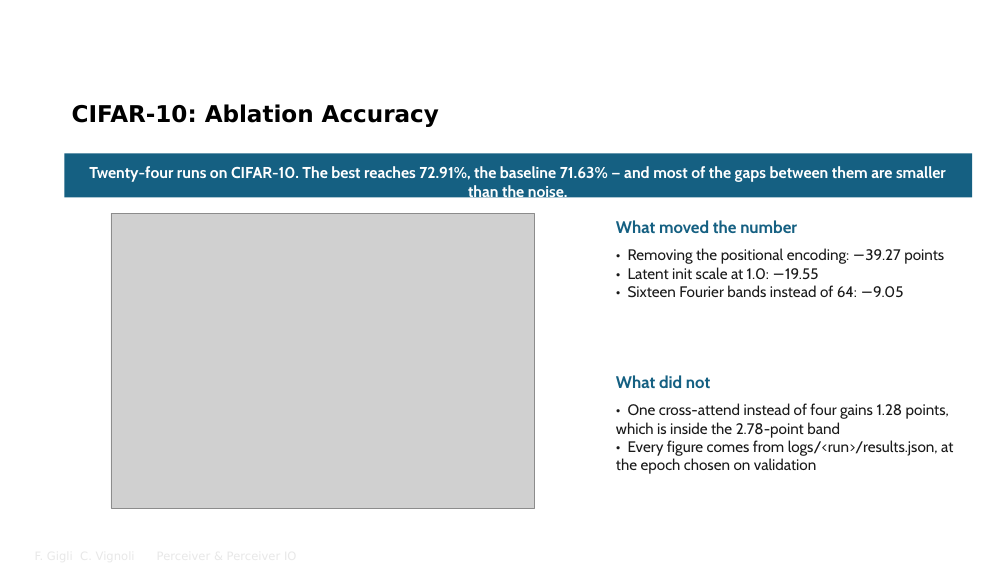
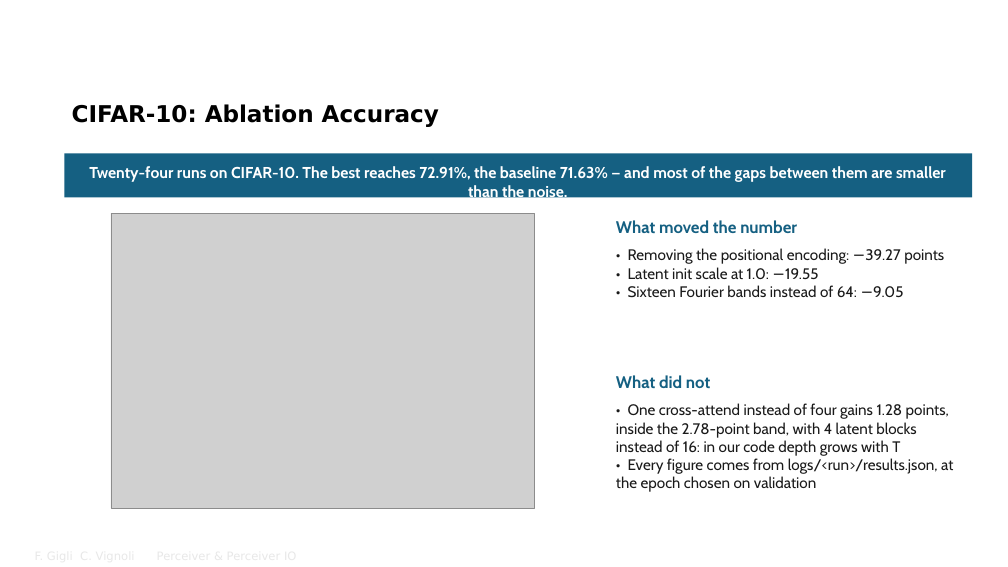
Before and after one commit to FrancescoGigli/Perceiver_project, a slide deck: slide 16 of sito/slide/Perceiver & Perceiver IO.pptx. Drawn at 1008x567 pixels with LibreOffice and Linux fonts; fonts in the diff are those of the drawing; grey boxes stand for pictures; background and template pictures are left out. Boxes give left, top, right and bottom in pixels: in the first picture for what was removed or moved away, otherwise in the second. Text is boxed around its words. In the diff, an @@ line names an element or a change of style, - is before the commit and + after.

```diff
--- a/sito/slide/Perceiver & Perceiver IO.pptx
+++ b/sito/slide/Perceiver & Perceiver IO.pptx
@@ text at bbox=[616, 403, 949, 456]: text changed @@
-• One cross-attend instead of four gains 1.28 points, which is inside the 2.78-point band
+• One cross-attend instead of four gains 1.28 points, inside the 2.78-point band, with 4 latent blocks instead of 16: in our code depth grows with T
```
Also in this commit, not shown: 3 other slides changed, 6 other files.
